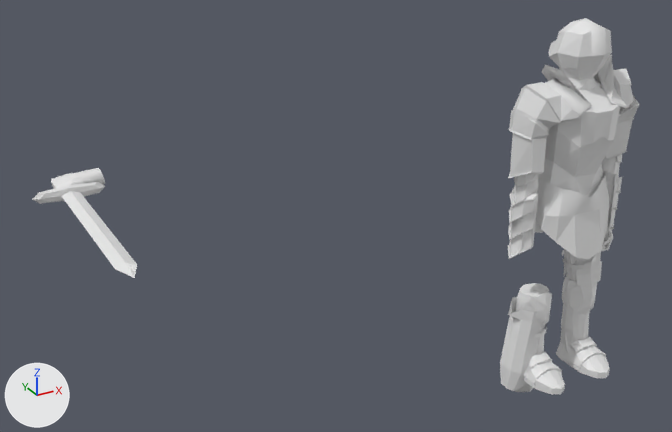
A saved change to the FBX model Enemies/chevalier.FBX.
Before and after are seen from a 50 mm camera at (-10.88, -11.39, 9.73) aimed at (-2.22, 4.35, 1.86). The lights are fixed; the arrows at lower left show +X, +Y and +Z. Materials are left out; every surface is plain grey. Where no turn or scale is listed for an object, it has been applied to the vertices.

Names of what the first picture shows: 'Box001', 'Box002', 'BrasG', 'avBrasD', 'brasD', 'bustebas', 'bustehaut', 'casque', 'jambière D', 'molletD', 'molletG', 'piedD', 'piedG'.
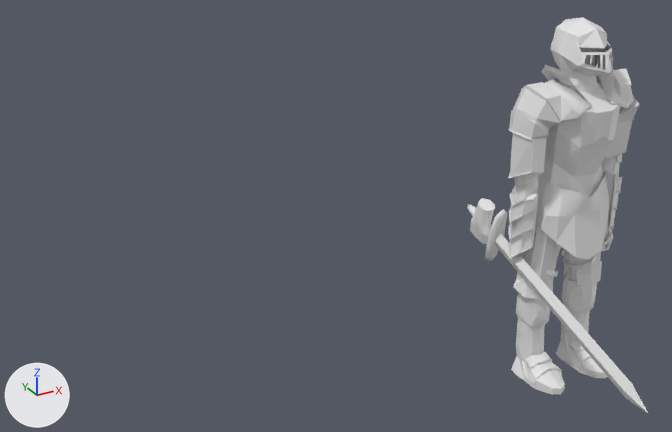
The change, as a list of edits to the scene's bpy script:
```text
Add me_mesh_010_1:
    me_mesh_010_1.from_pydata(...)  # 206 vertices, 384 faces; spans x -19.0..22.0, y -418.0..60.0, z -69.0..33.0
Change ob_jambière_d:
    ob_jambière_d.rotation_euler: (0.0, 0.11, 0.0) -> (3.142, 0.11, 0.0)  # degrees (0, 6.3, 0) -> degrees (180, 6.3, 0)
Change ob_casque:
    ob_casque.rotation_euler: (0.0, 0.0, 0.0) -> (0.0, 0.0, -3.142)  # degrees (0, 0, 0) -> degrees (0, 0, -180)
Remove ob_box002:
    ob_box002 = bpy.data.objects.new('Box002', me_mesh_014)
    ob_box002.location = (-6.01, 11.62, 0.0)
Remove ob_box001:
    ob_box001 = bpy.data.objects.new('Box001', me_mesh_015)
    ob_box001.location = (-5.75, 11.62, 0.0)
Add ob_poignetd:
    ob_poignetd = bpy.data.objects.new('poignetD', me_mesh_010_1)
    ob_poignetd.location = (-1.04, 0.94, 2.9)
    ob_poignetd.rotation_euler = (-2.879, -0.0052, 0.0143)  # degrees (-165, -0.3, 0.8)
    ob_poignetd.scale = (-0.0137, -0.0112, -0.0123)
```

Boxes (x1, y1, x2, y2) around the edits, measured in the pictures (672 x 432 px):
'poignetD', added: after (467, 198, 648, 413)
'jambière D', turned: before (500, 297, 547, 392); after (513, 223, 561, 299)
'casque', turned: before (548, 18, 612, 90); after (550, 17, 613, 94)
'Box002', deleted: before (32, 168, 134, 278)
'Box001', deleted: before (71, 191, 137, 278)
